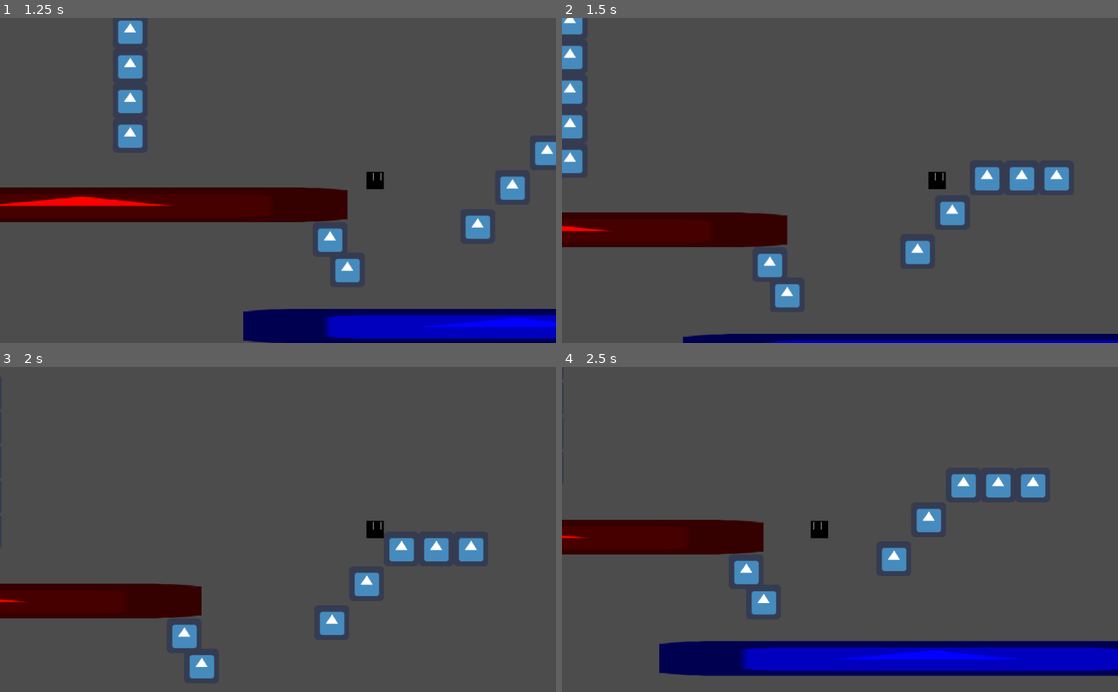
Above: before the commit, frames 1-4 (two rows, left to right).
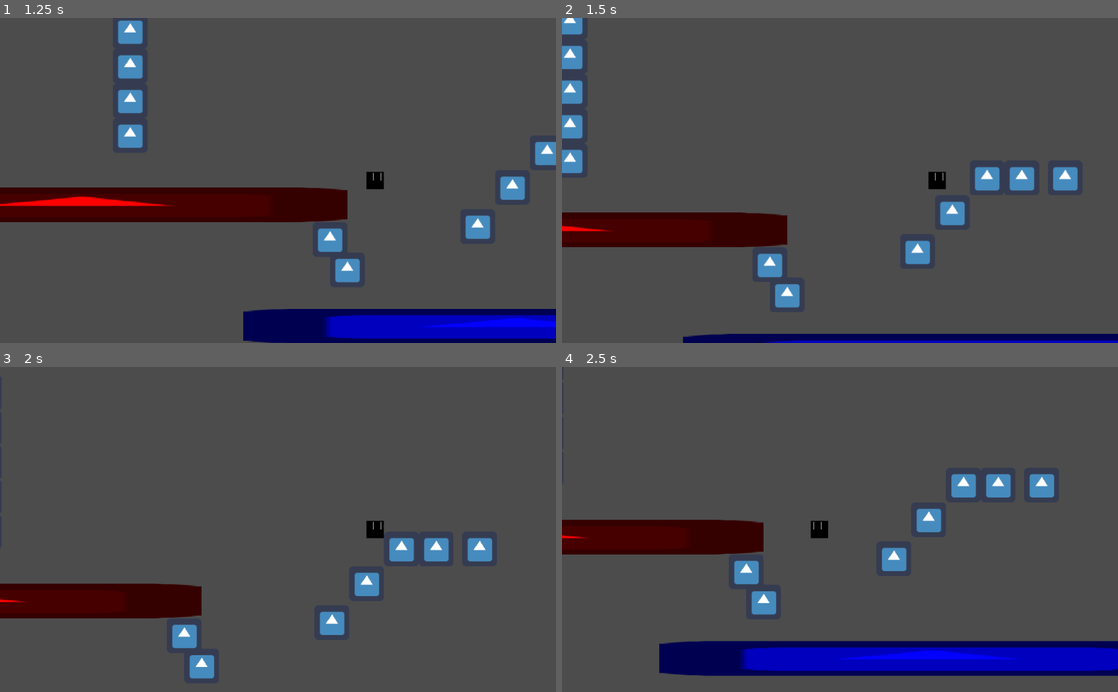
Above: after the commit, the same moments.

Repository: Zerotodeath/Unnamed-Game
Game: Godot game, scene res://Practice_Scene.tscn
The game is run twice, just before and just after one commit, with the same random seed, the same clock (stepped at 60 frames per second) and the same inputs. The engine's default icon, where the game draws it, is replaced by a stand-in: a white triangle on a blue panel in a dark square.
Inputs:
- Up to frame 1 (1.25 s): tap Enter at 0.5 s; hold D (Input_right) from 0.53 s (still down); hold C (Input_dash) from 0.53 s (still down); tap W (Input_up) at 0.77 s
- Up to frame 2 (1.5 s): keep holding D (Input_right); release C (Input_dash) at 1.28 s; tap Space (Input_space) at 1.35 s
- Up to frame 3 (2 s): keep holding D (Input_right); tap W (Input_up) at 1.52 s
- Up to frame 4 (2.5 s): release D (Input_right) at 2.03 s; hold A (Input_left) from 2.03 s (still down); hold C (Input_dash) from 2.03 s (still down)

Frame 1 is identical in both runs. In frame 2, 0.3% of the frame differs, in the area x 86-93%, y 45-54%; in frame 3, 0.3%; in frame 4, 0.3%.

Commit message:
Update Practice_Scene.tscn

Diff:
--- a/Snow thing/Practice_Scene.tscn
+++ b/Snow thing/Practice_Scene.tscn
@@ -57,7 +57,7 @@
 shape = SubResource( 1 )
 
 [node name="StaticBody2D24" type="StaticBody2D" parent="Node"]
-position = Vector2( 1504, 320 )
+position = Vector2( 1520, 320 )
 __meta__ = {
 "_edit_group_": true
 }
